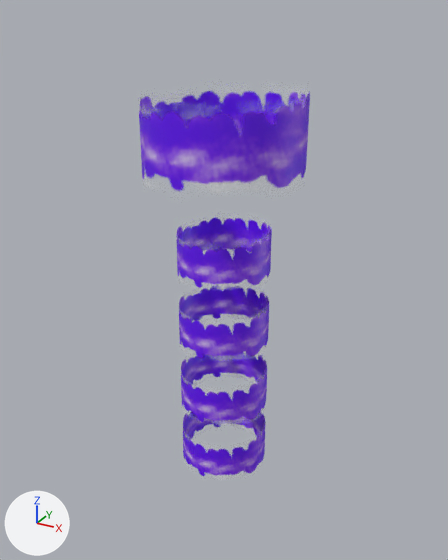
What one commit did to the FBX model Assets/Sound Cylinder.fbx.
Rendered twice from a 50 mm lens placed at (0.044, -0.08, 0.0422), pointed at (-0.0004, 0.0007, 0.0018). Lighting does not change. The marker at lower left points along +X, +Y and +Z. Where no turn or scale is listed for an object, it has been applied to the vertices.
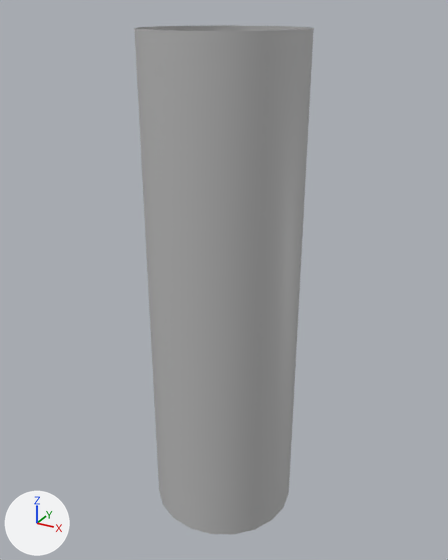
Changed parts and their boxes (x1, y1, x2, y2) in the pictures (448 x 560 px):
'pCylinder3', surface changed, reshaped (purple to grey)
    before: (139, 91, 310, 476)
    after: (134, 25, 314, 534)
part 1 of me_mesh, recoloured (purple to grey)
    before: (139, 91, 310, 191)
    after: (134, 25, 314, 534)
part 2 of me_mesh, recoloured (purple)
    before: (176, 218, 272, 476)

Patch to the scene script:
```diff
--- a/Assets/Sound Cylinder.fbx.py
+++ b/Assets/Sound Cylinder.fbx.py
@@ mat_lambert1 @@
 mat_lambert1 = principled_material('lambert1')
-mat_lambert1.texture = img_sound_cylinder_2_uv_png  # with its transparency
+mat_lambert1.base_color = (0.5, 0.5, 0.5)  # grey #bcbcbc
@@ mat_lambert6 @@
+mat_lambert6 = principled_material('lambert6')
+mat_lambert6.base_color = (0.5, 0.5, 0.5)  # grey #bcbcbc
@@ me_mesh @@
 # used by ob_pcylinder3; location = (0.0, 0.0, 0.0)
-me_mesh.from_pydata(...)  # 84 vertices, 120 faces; spans x -0.0121..0.0121, y -0.0121..0.0121, z -0.0396..0.0396
+me_mesh.from_pydata(...)  # 80 vertices, 40 faces; spans x -0.0121..0.0121, y -0.0121..0.0121, z -0.0396..0.0396
+# me_mesh part 1: 20 faces spanning x -0.0121..0.0121, y -0.0121..0.0121, z -0.0396..0.0396 switch from mat_sound (picture img_sound_cylinder_uv_png) to mat_lambert1 (grey #bcbcbc)
+# me_mesh part 2: 20 faces spanning x -0.0074..0.0074, y -0.0074..0.0074, z -0.0342..0.0165 switch from mat_lambert1 (picture img_sound_cylinder_2_uv_png) to mat_lambert6 (grey #bcbcbc)
```
